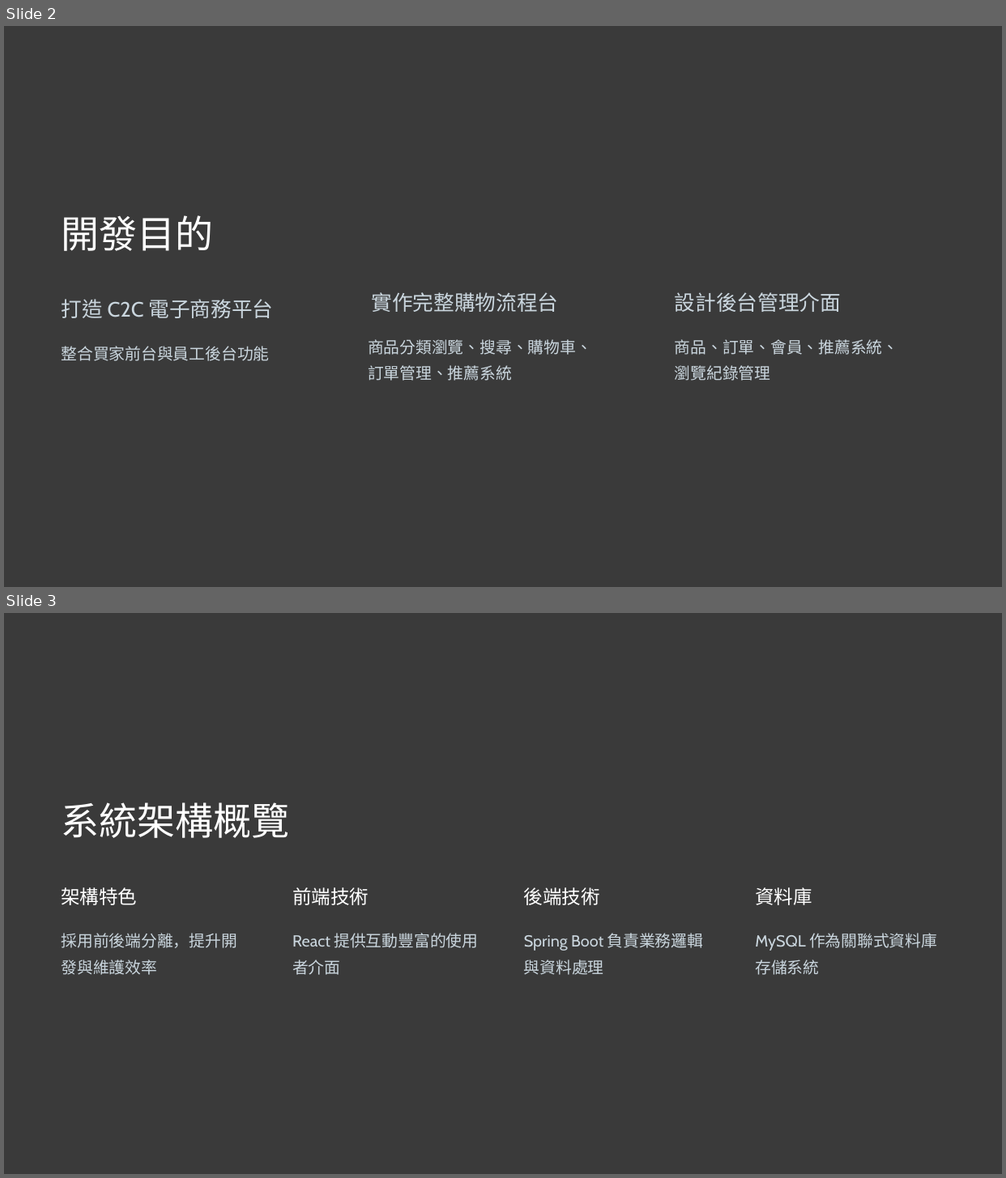
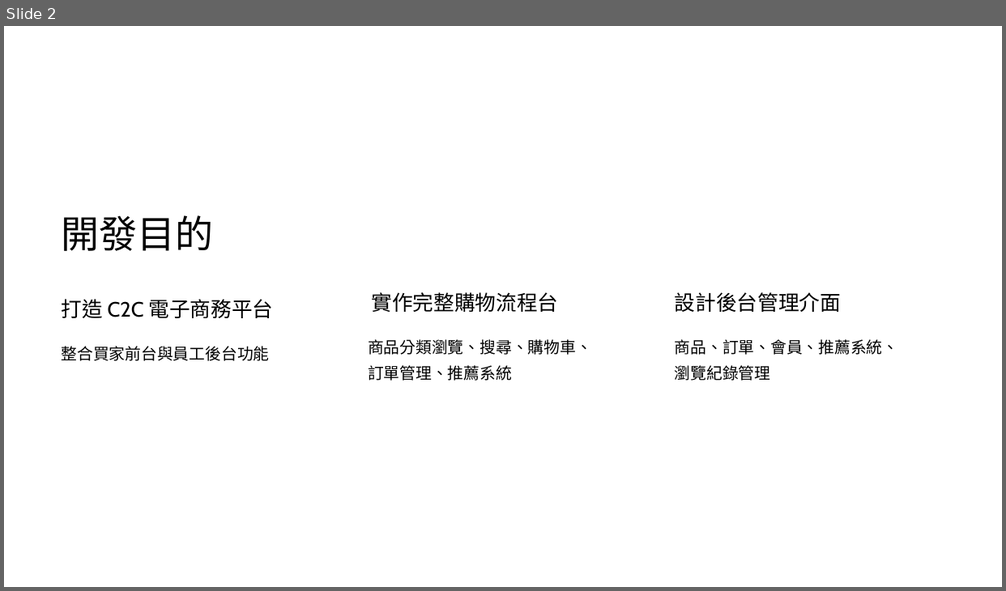
Before and after one commit to Balabababala/shoppingProject, a slide deck: 說明用工具/張允豪 購物網站 專題 ver.0.1.pptx. Shown one above the other, each under a label of ours: slides 2 and 3 before the commit, slide 2 after it. The pictures are 1006x1178 and 1006x591 pixels, drawn with LibreOffice and Linux fonts; fonts in the diff are those of the drawing. Boxes give left, top, right and bottom in pixels: in the first picture for what was removed or moved away, otherwise in the second. Text is boxed around its words. In the diff, an @@ line names an element or a change of style, - is before the commit and + after.

```diff
--- a/說明用工具/張允豪 購物網站 專題 ver.0.1.pptx
+++ b/說明用工具/張允豪 購物網站 專題 ver.0.1.pptx
@@ slide 3 removed at [4,613,1002,1174], background #3A3A3A @@
@@ text removed at [62,803,290,838] @@
-系統架構概覽
@@ text removed at [62,888,138,905] @@
-架構特色
@@ text removed at [292,888,368,905] @@
-前端技術
@@ text removed at [524,888,600,905] @@
-後端技術
@@ text removed at [755,888,812,905] @@
-資料庫
@@ text removed at [62,933,238,975] @@
-採用前後端分離，提升開發與維護效率
@@ text removed at [292,933,478,975] @@
-React 提供互動豐富的使用者介面
@@ text removed at [524,933,704,975] @@
-Spring Boot 負責業務邏輯與資料處理
@@ text removed at [755,933,937,975] @@
-MySQL 作為關聯式資料庫存儲系統
@@ slide 2 changed as well @@
@@ background #3A3A3A to #FFFFFF @@
@@ text "開發目的" at [62,216,214,251]: text colour #FFFFFF to #000000 @@
@@ text colour #CAD6DE to #000000 in 6 elements at [62,299,273,318], [62,346,270,361], [675,292,841,312], [368,339,592,381], [371,292,558,312], [675,339,899,381] @@
```
Also in this commit, not shown: 19 other slides changed, 2 slides added, 2 other slides removed, 36 other files.
